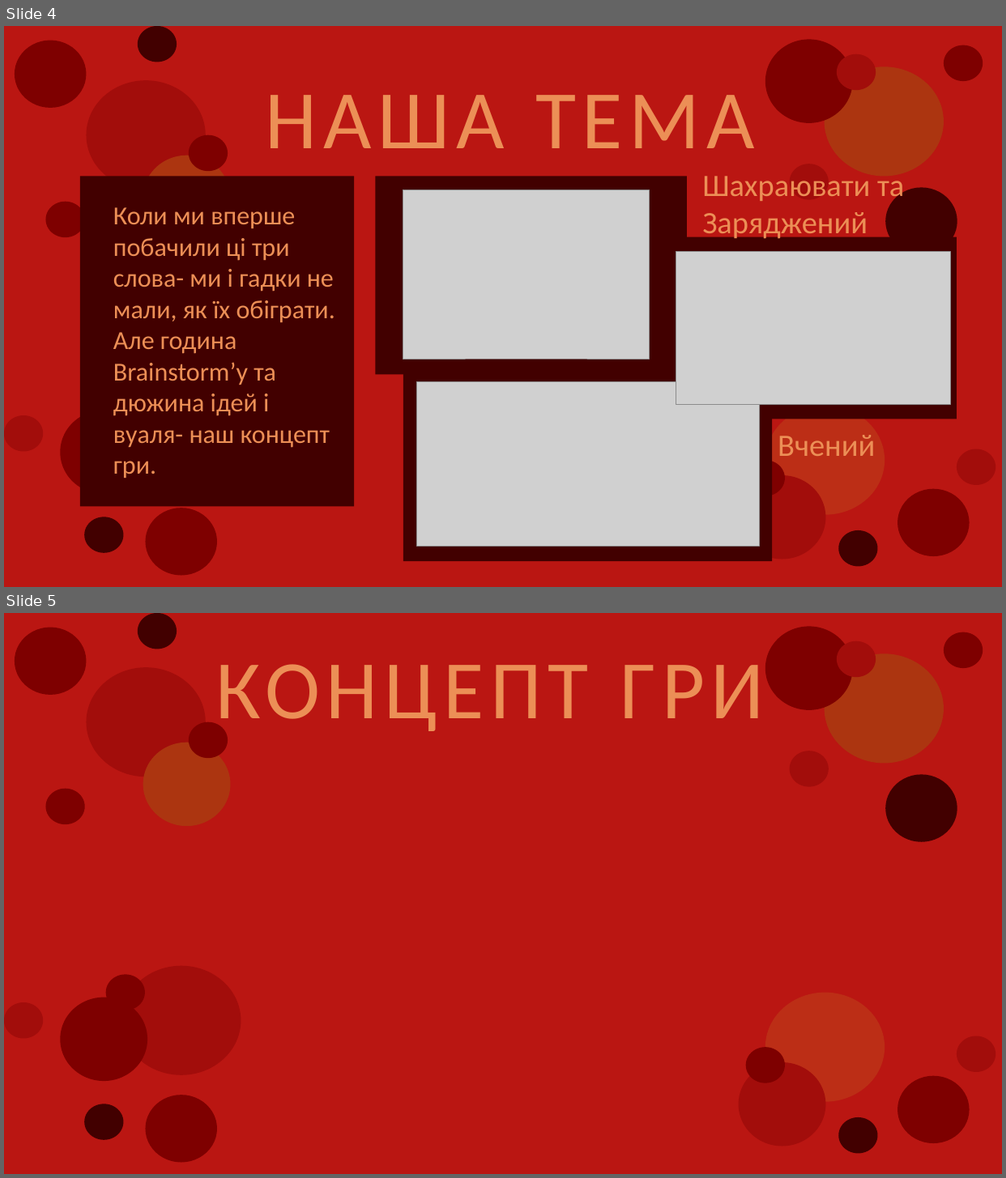
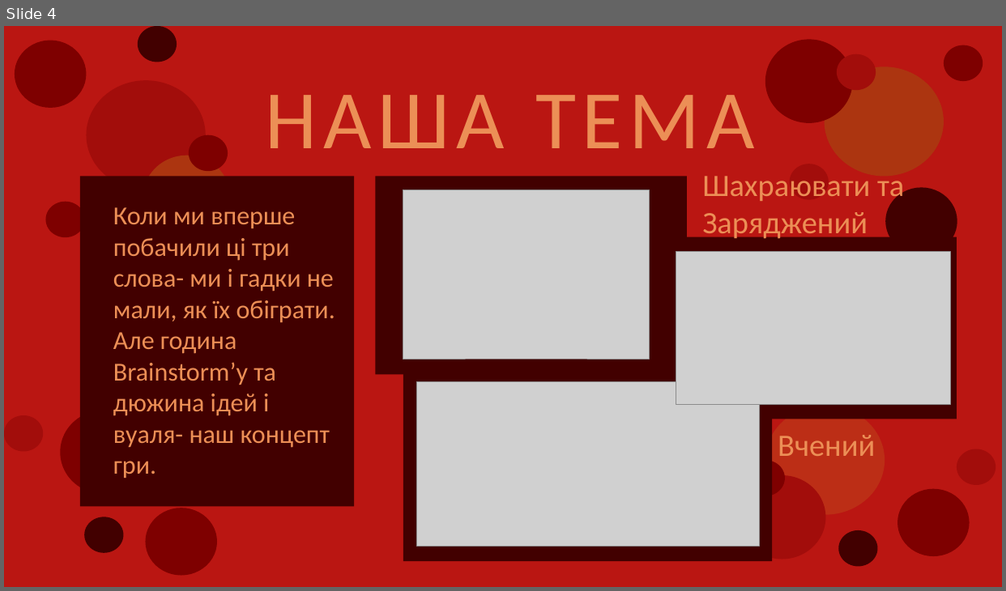
Before and after one commit to Sc0rpiOnUA/Hackathon-3.0, a slide deck: Сrackers&cookies.pptx. Shown one above the other, each under a label of ours: slides 4 and 5 before the commit, slide 4 after it. The pictures are 1006x1178 and 1006x591 pixels, drawn with LibreOffice and Linux fonts; fonts in the diff are those of the drawing; grey boxes stand for pictures. Boxes give left, top, right and bottom in pixels: in the first picture for what was removed or moved away, otherwise in the second. Text is boxed around its words. In the diff, an @@ line names an element or a change of style, - is before the commit and + after.

```diff
--- a/Сrackers&cookies.pptx
+++ b/Сrackers&cookies.pptx
@@ slide 5 removed at bbox=[4, 613, 1002, 1174], background #BA1612 @@
@@ group removed at bbox=[765, 627, 982, 842]: 6 ellipses @@
@@ text removed at bbox=[216, 664, 764, 738] @@
-КОНЦЕПТ ГРИ
@@ group removed at bbox=[15, 613, 231, 826]: 6 ellipses @@
@@ group removed at bbox=[4, 966, 241, 1162]: 6 ellipses @@
@@ group removed at bbox=[739, 993, 996, 1153]: 6 ellipses @@
```
Also in this commit, not shown: 2 slides added.
